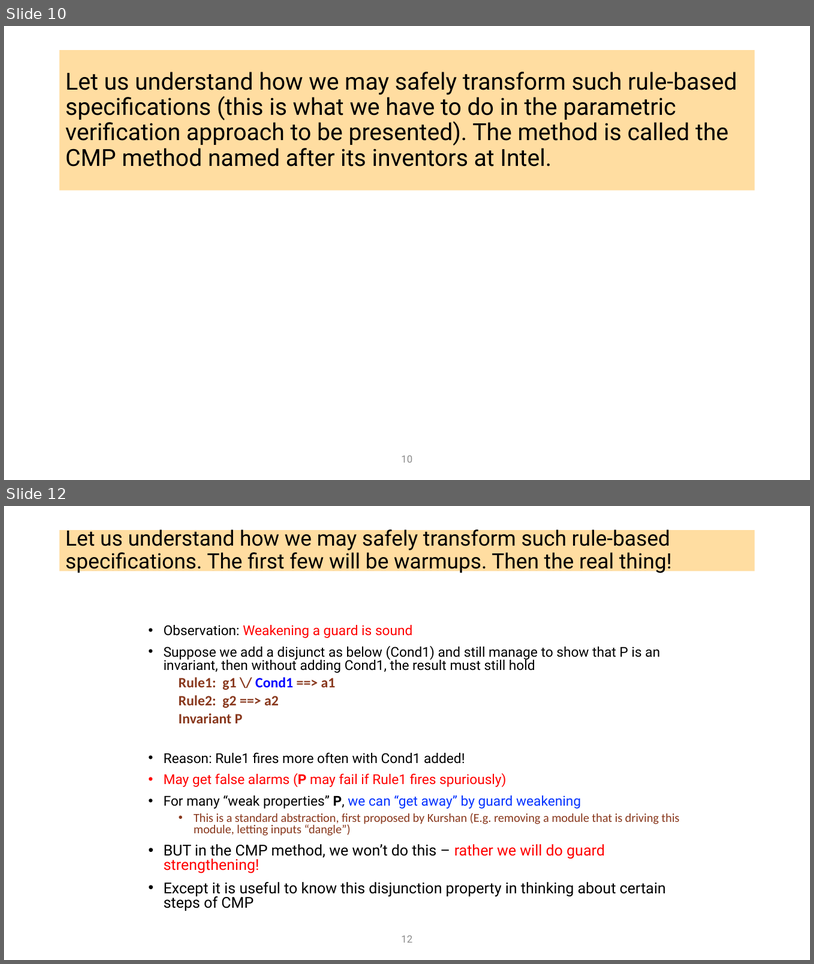
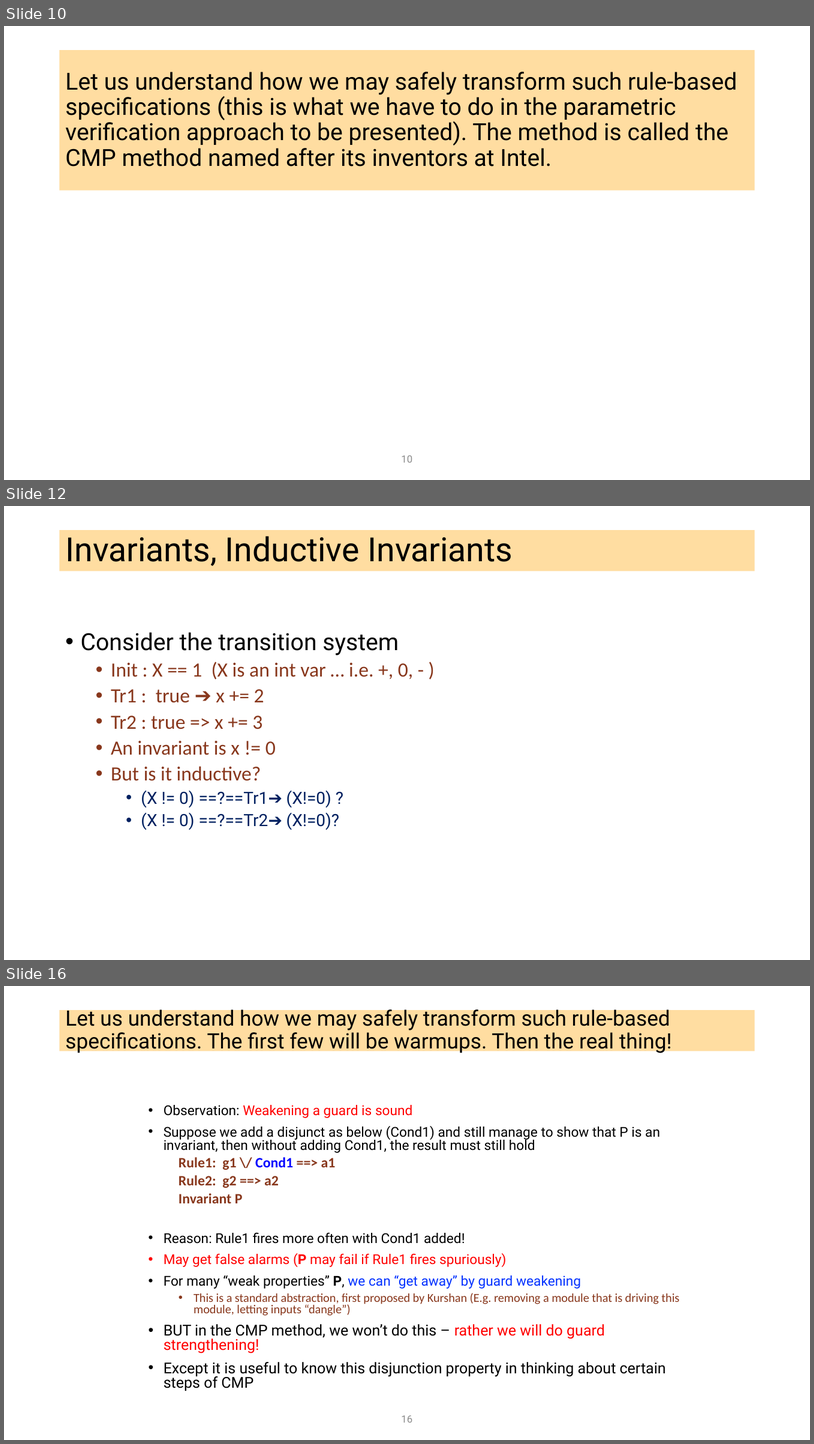
Before and after one commit to ganeshutah/cs6110s22, a slide deck: Lec19/Lec19.pptx. Shown one above the other, each under a label of ours: slides 10 and 12 before the commit, slides 10, 12 and 16 after it; the slides between them are not shown. The pictures are 814x964 and 814x1444 pixels, drawn with LibreOffice and Linux fonts; fonts in the diff are those of the drawing. Boxes give left, top, right and bottom in pixels: in the first picture for what was removed or moved away, otherwise in the second. Text is boxed around its words. In the diff, an @@ line names an element or a change of style, - is before the commit and + after.

```diff
--- a/Lec19/Lec19.pptx
+++ b/Lec19/Lec19.pptx
@@ slide 12 added at (4,506,810,960), background #FFFFFF @@
@@ title added at (60,530,755,571), fill #FFBD47 at 51% opacity, 39.6 pt, text #000000 @@
+Invariants, Inductive Invariants
@@ text added at (81,632,413,830), 24 pt, text #88371D @@
+• Consider the transition system
+  • Init : X == 1 (X is an int var … i.e. +, 0, - )
+  • Tr1 : true ➔ x += 2
+  • Tr2 : true => x += 3
+  • An invariant is x != 0
+  • But is it inductive?
+    • (X != 0) ==?==Tr1➔ (X!=0) ?
+    • (X != 0) ==?==Tr2➔ (X!=0)?
@@ what was slide 12 is now slide 16 @@
@@ page number at (401,1415,413,1422): text changed @@
-12
+16
```
Also in this commit, not shown: 1 slide changed, 3 other slides added, 1 other file.
